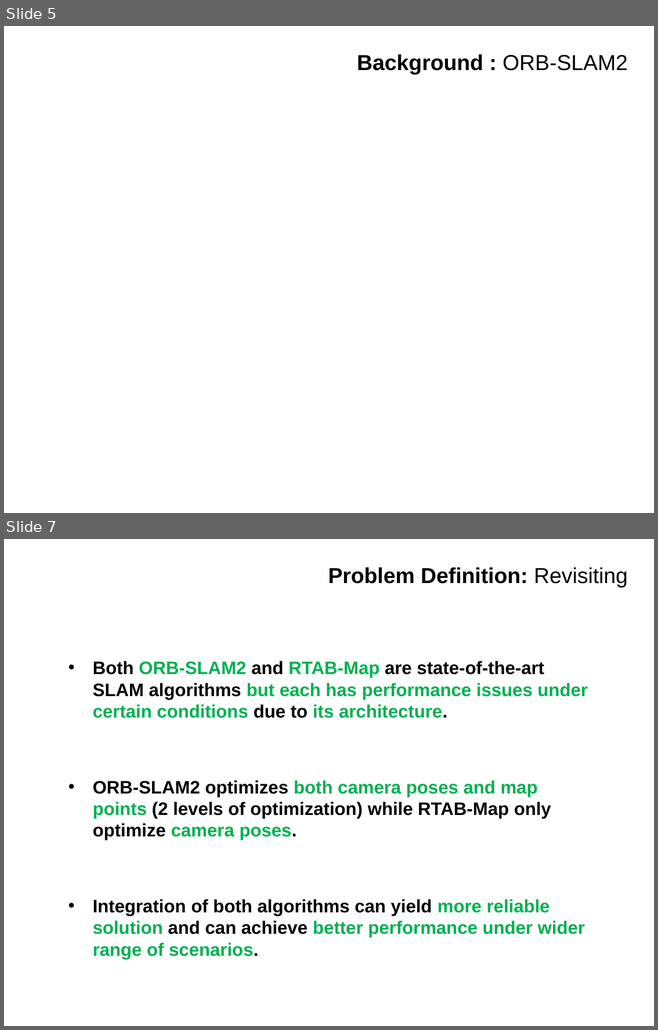
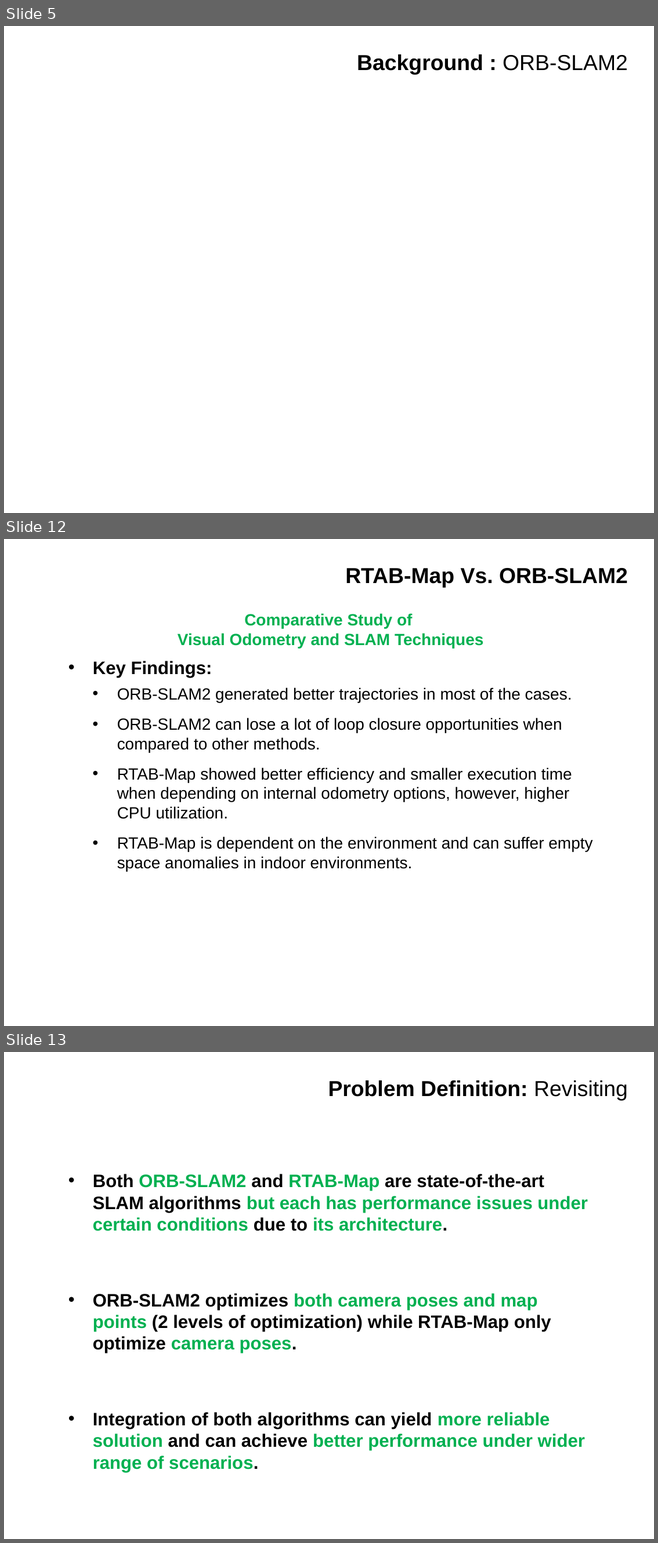
Before and after one commit to IslamAAli/ORBSLAM_RTABmap, a slide deck: Presentation_2/CMPUT631-ProjectProgress-V0P1.pptx. Shown one above the other, each under a label of ours: slides 5 and 7 before the commit, slides 5, 12 and 13 after it; the slides between them are not shown. The pictures are 658x1030 and 658x1543 pixels, drawn with LibreOffice and Linux fonts; fonts in the diff are those of the drawing; background and template pictures are left out. Boxes give left, top, right and bottom in pixels: in the first picture for what was removed or moved away, otherwise in the second. Text is boxed around its words. In the diff, an @@ line names an element or a change of style, - is before the commit and + after.

```diff
--- a/Presentation_2/CMPUT631-ProjectProgress-V0P1.pptx
+++ b/Presentation_2/CMPUT631-ProjectProgress-V0P1.pptx
@@ slide 12 added at [4, 539, 654, 1026], background #FFFFFF @@
@@ title added at [345, 568, 628, 587], 24 pt, text #000000, bold @@
+RTAB-Map Vs. ORB-SLAM2
@@ text added at [177, 613, 483, 648], 18 pt, text #00B050, bold @@
+Comparative Study of
+Visual Odometry and SLAM Techniques
@@ text added at [93, 661, 592, 871], 18 pt, text #000000 @@
+• Key Findings:
+  • ORB-SLAM2 generated better trajectories in most of the cases.
+  • ORB-SLAM2 can lose a lot of loop closure opportunities when compared to other methods.
+  • RTAB-Map showed better efficiency and smaller execution time when depending on internal odometry options, however, higher CPU utilization.
+  • RTAB-Map is dependent on the environment and can suffer empty space anomalies in indoor environments.
@@ what was slide 7 is now slide 13 @@
```
Also in this commit, not shown: 1 slide changed, 5 other slides added.
